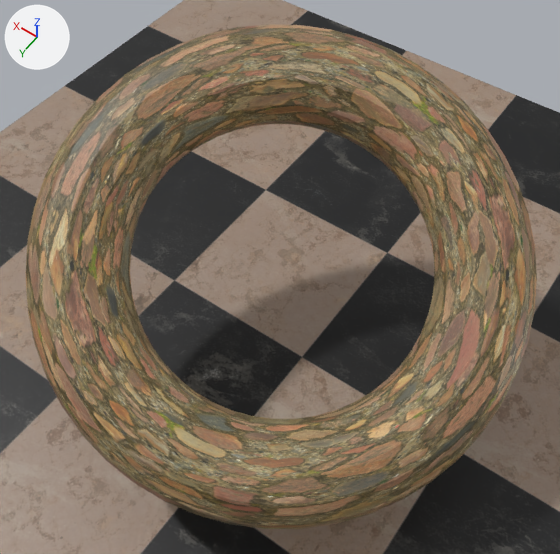
Two versions of the Blender file ressource/model/floor.blend, one commit apart.
The view is the same before and after, from a 50 mm lens placed at (-0.448, 0.703, 1.324), pointed at (0.012, 0.059, 0.312). Arrows for +X, +Y and +Z are at upper left; the lights stay in place. The older version comes first.
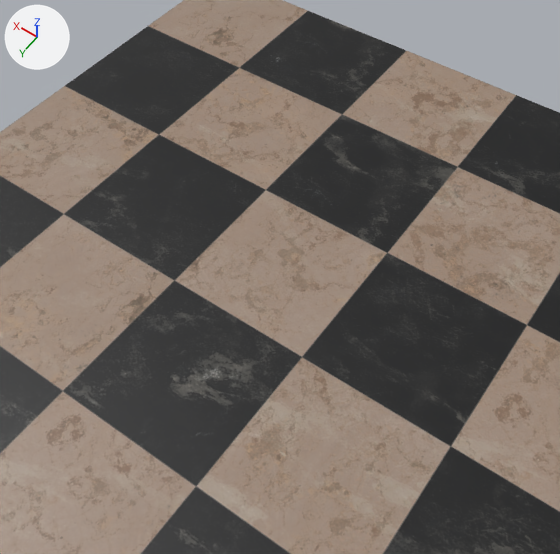
Pixel boxes (x1, y1, x2, y2) of what changed, in the pictures (560 x 554 px):
'Torus', deleted (brown)
    before: (25, 24, 537, 529)

Diff of the bpy script that builds the scene:
```diff
--- a/ressource/model/floor.blend.py
+++ b/ressource/model/floor.blend.py
@@ ob_torus @@
-ob_torus = bpy.data.objects.new('Torus', me_torus)
-ob_torus.location = (0.017, 0.042, 0.325)
-ob_torus.rotation_euler = (0.18, 2.703, -0.442)  # degrees (10, 155, -25)
-ob_torus.scale = (0.336, 0.336, 0.336)
```
